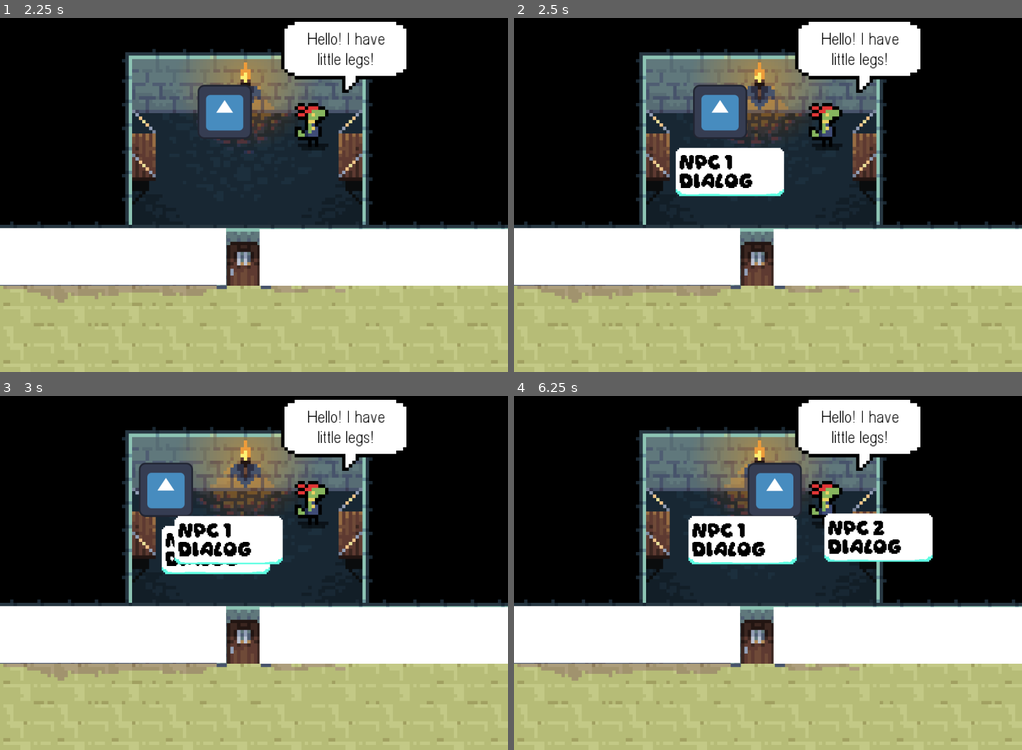
Above: before the commit, frames 1-4 (two rows, left to right).
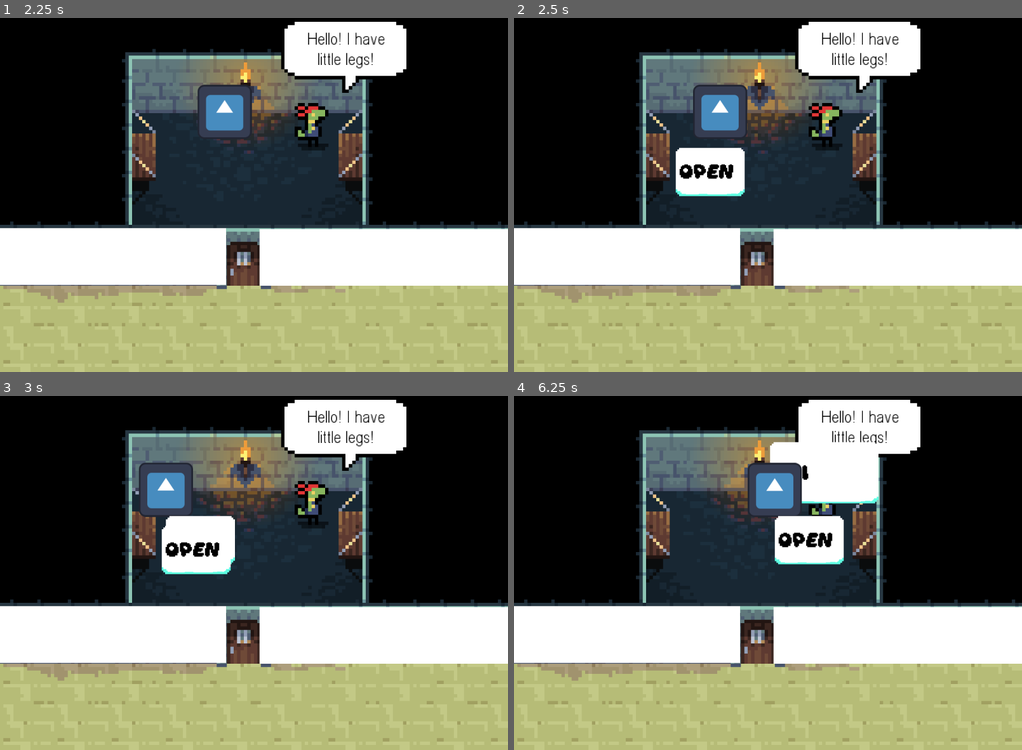
Above: after the commit, the same moments.

Repository: tombuben/gamerpie_gamejam_2025
Game: Godot game, scene res://levels/level_1.tscn
Same seed, same stepped clock (60 frames per second), same inputs: the game is played once before the commit and once after it. The engine's default icon, where the game draws it, is replaced by a stand-in: a white triangle on a blue panel in a dark square.
Inputs:
- Up to frame 1 (2.25 s): tap Enter at 0.5 s; hold W (up) 0.53-2.03 s; tap B (bubble_switch) at 0.6, 1.35, 2.1 s; tap Space (door_debug) at 2 s; hold A (left) from 2.03 s (still down)
- Up to frame 2 (2.5 s): keep holding A (left)
- Up to frame 3 (3 s): keep holding A (left); tap B (bubble_switch) at 2.85 s
- Up to frame 4 (6.25 s): tap Enter at 3.5 s; release A (left) at 3.53 s; hold S (down) 3.53-4.28 s; tap B (bubble_switch) every 0.75 s from 3.6 to 5.85 s; hold D (right) 4.28-5.03 s; hold W (up) 5.03-5.78 s; hold D (right) from 5.78 s (still down)

Frame 1 is identical in both runs. In frame 2, 1.9% of the frame differs, in the area x 32-54%, y 36-51%; in frame 3, 2.4%; in frame 4, 8.4%, in the area x 34-83%, y 12-48%.
Error after the commit: Invalid access to property or key 'bubble' on a base object of type 'Nil'. (res://scripts/player_character.gd:45)

Commit message:
Bubbles now spawn as child nodes, swapping works

Diff:
--- /dev/null
+++ b/levels/bubble_slot.gd
@@ -0,0 +1,6 @@
+extends Node2D
+
+@onready var bubble : Node2D = $Bubble
+
+func _bubble_slot_changed():
+	print("bubble slot changed")
--- a/levels/level_1.tscn
+++ b/levels/level_1.tscn
@@ -1,11 +1,12 @@
-[gd_scene load_steps=8 format=3 uid="uid://cxjyxcbcxxydo"]
+[gd_scene load_steps=9 format=3 uid="uid://cxjyxcbcxxydo"]
 
 [ext_resource type="PackedScene" uid="uid://b81oqoehgfrkh" path="res://player_character.tscn" id="1_q2wdn"]
 [ext_resource type="Texture2D" uid="uid://byntaf3m6vhfi" path="res://assets/sketch_level_1.png" id="1_t1s7n"]
 [ext_resource type="Script" path="res://levels/player_bubble_manager.gd" id="3_ccnok"]
 [ext_resource type="PackedScene" uid="uid://c80xvbx7tdgob" path="res://npc_character.tscn" id="3_tl17o"]
 [ext_resource type="Script" path="res://levels/dialog_bubble.gd" id="4_ise4s"]
-[ext_resource type="PackedScene" uid="uid://do3g3w77pww5q" path="res://door.tscn" id="6_0flo3"]
+[ext_resource type="PackedScene" path="res://door.tscn" id="6_0flo3"]
+[ext_resource type="Script" path="res://levels/bubble_slot.gd" id="6_c67vb"]
 
 [sub_resource type="RectangleShape2D" id="RectangleShape2D_mmaku"]
 size = Vector2(581.5, 20)
@@ -35,26 +36,38 @@
 [node name="PlayerBubbleSlot" type="Node2D" parent="PlayerCharacter"]
 script = ExtResource("3_ccnok")
 
+[node name="Bubble" type="Node2D" parent="PlayerCharacter/PlayerBubbleSlot"]
+script = ExtResource("4_ise4s")
+checkValue = ""
+
 [node name="NpcCharacter" parent="." instance=ExtResource("3_tl17o")]
 position = Vector2(382, 370)
 
 [node name="BubbleSlot" type="Node2D" parent="NpcCharacter"]
+script = ExtResource("6_c67vb")
+
+[node name="Bubble" type="Node2D" parent="NpcCharacter/BubbleSlot"]
 script = ExtResource("4_ise4s")
-lines = Array[String](["NPC 1 dialog"])
+lines = Array[String](["OPEN"])
+checkValue = "open"
 
 [node name="NpcCharacter2" parent="." instance=ExtResource("3_tl17o")]
 position = Vector2(733, 341)
 
 [node name="BubbleSlot" type="Node2D" parent="NpcCharacter2"]
+script = ExtResource("6_c67vb")
+
+[node name="Bubble" type="Node2D" parent="NpcCharacter2/BubbleSlot"]
 script = ExtResource("4_ise4s")
-lines = Array[String](["NPC 2 dialog"])
 
 [node name="NpcCharacter3" parent="." instance=ExtResource("3_tl17o")]
 position = Vector2(726, 790)
 
 [node name="BubbleSlot" type="Node2D" parent="NpcCharacter3"]
+script = ExtResource("6_c67vb")
+
+[node name="Bubble" type="Node2D" parent="NpcCharacter3/BubbleSlot"]
 script = ExtResource("4_ise4s")
-lines = Array[String](["NPC 3 dialog"])
 
 [node name="Door" parent="." instance=ExtResource("6_0flo3")]
 
--- a/levels/player_bubble_manager.gd
+++ b/levels/player_bubble_manager.gd
@@ -2,7 +2,7 @@
 
 @onready var text_box_scene = preload("res://ui/text box/text_box.tscn")
 
-@export var bubble_line: String
+@onready var bubble_slot : Node2D = $Bubble
 
 var text_box
 var text_box_position: Vector2
@@ -13,7 +13,7 @@
 
 func load_bubble(position: Vector2):
 	if has_bubble:
-		return # tady bude switch bubble s cílem
+		_end_dialog()
 
 	text_box_position = position
 	_show_text_box()
@@ -24,9 +24,9 @@
 func _show_text_box():
 	text_box = text_box_scene.instantiate()
 #	text_box.finished_displaying.connect(_on_text_box_finished_displaying)
-	get_tree().root.add_child(text_box)
+	add_child(text_box)
 	text_box.global_position = text_box_position
-	text_box.display_text(bubble_line)
+	text_box.display_text(bubble_slot.lines[0])
 
 
 #func _on_text_box_finished_displaying():
--- a/npc_character.gd
+++ b/npc_character.gd
@@ -5,7 +5,7 @@
 func _on_area_2d_body_entered(body: Node2D) -> void:
 	if body.name != "PlayerCharacter":
 		return
-	DialogManager.start_dialog(global_position, $BubbleSlot.lines)
+	DialogManager.start_dialog(global_position, bubble_slot.bubble.lines, bubble_slot)
 	body._get_active_npc_bubble(bubble_slot)
 
 
--- a/scripts/player_character.gd
+++ b/scripts/player_character.gd
@@ -1,12 +1,12 @@
 extends CharacterBody2D
 
-@onready var bubble_slot : Node2D = $PlayerBubbleSlot
+@onready var bubble_slot : Node2D = $PlayerBubbleSlot/Bubble
 
 @export var player_speed = 200
 @export var friction = 0.01
 @export var acceleration = 0.1
 
-@export var npc_bubble = null
+@export var npc_bubble_slot = null
 
 func get_input():
 	var input = Vector2()
@@ -28,15 +28,12 @@
 		velocity = velocity.lerp(Vector2.ZERO, friction)
 	move_and_slide()
 
-func _get_active_npc_bubble(bubble: Node2D):
-	npc_bubble = bubble
-	print("npc bubble got")
-	print(npc_bubble.name)
-	print(npc_bubble.checkValue)
-	if npc_bubble != null:
-		print("npc bubble saved")
+func _get_active_npc_bubble(bubble_slot: Node2D):
+	npc_bubble_slot = bubble_slot
+	if npc_bubble_slot != null:
+		print("npc bubble slot saved")
 	else:
-		print("npc bubble not saved")
+		print("npc bubble slot not saved")
 
 
 func _process(delta):
@@ -45,11 +42,17 @@
 		_bubble_switch()
 
 func _bubble_switch():
+	var npc_bubble = npc_bubble_slot.bubble
 	if npc_bubble != null:
 		print(npc_bubble.lines[0])
-		$PlayerBubbleSlot.bubble_line = npc_bubble.lines[0]
-		$PlayerBubbleSlot.checkValue = npc_bubble.checkValue
-		print($PlayerBubbleSlot.bubble_line)
+		var tempLine = bubble_slot.lines[0]
+		var tempCheck = bubble_slot.checkValue
+		bubble_slot.lines[0] = npc_bubble.lines[0]
+		bubble_slot.checkValue = npc_bubble.checkValue
+		npc_bubble.lines[0] = tempLine
+		npc_bubble.checkValue = tempCheck
+		print(bubble_slot.lines[0])
 		$PlayerBubbleSlot.load_bubble(global_position)
+		npc_bubble_slot._bubble_slot_changed()
 	else:
 		print("npc bubble empty")
--- a/singletons/DialogManager.gd
+++ b/singletons/DialogManager.gd
@@ -7,15 +7,16 @@
 
 var text_box
 var text_box_position: Vector2
+var bubble_slot: Node2D
 
 var is_dialog_active = false
 var can_advance_line = false
 
 
-func start_dialog(position: Vector2, lines: Array[String]):
+func start_dialog(position: Vector2, lines: Array[String], slot: Node2D):
 	if is_dialog_active:
 		return
-
+	bubble_slot = slot
 	dialog_lines = lines
 	text_box_position = position
 	_show_text_box()
@@ -26,7 +27,7 @@
 func _show_text_box():
 	text_box = text_box_scene.instantiate()
 	text_box.finished_displaying.connect(_on_text_box_finished_displaying)
-	get_tree().root.add_child(text_box)
+	bubble_slot.add_child(text_box)
 	text_box.global_position = text_box_position
 	text_box.display_text(dialog_lines[current_line_index])
 	can_advance_line = false
